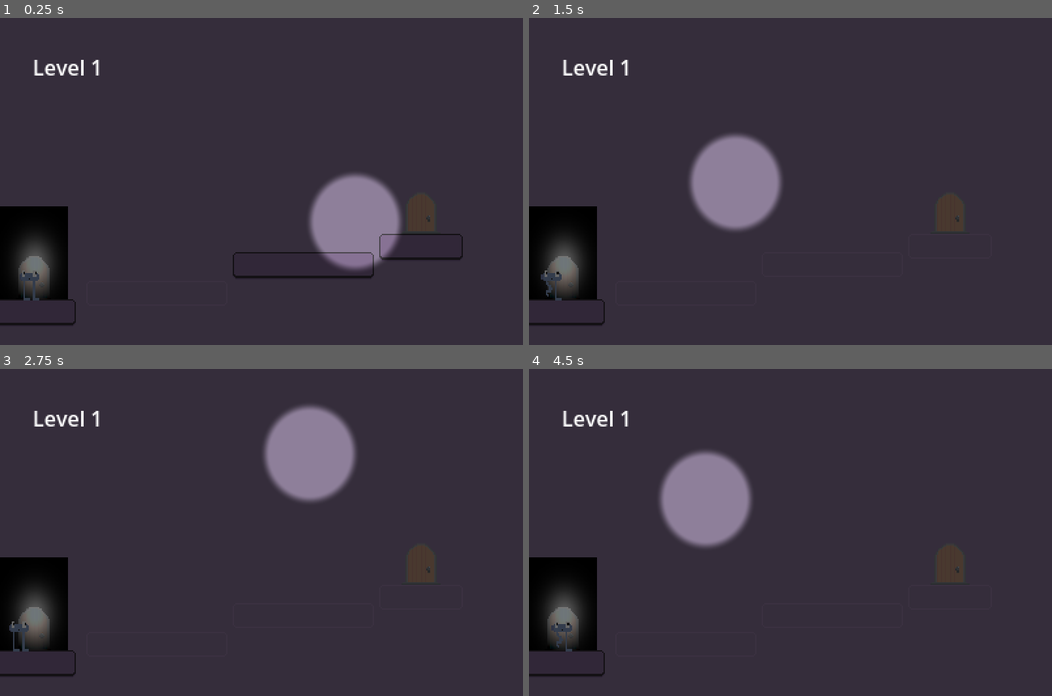
Above: before the commit, frames 1-4 (two rows, left to right).
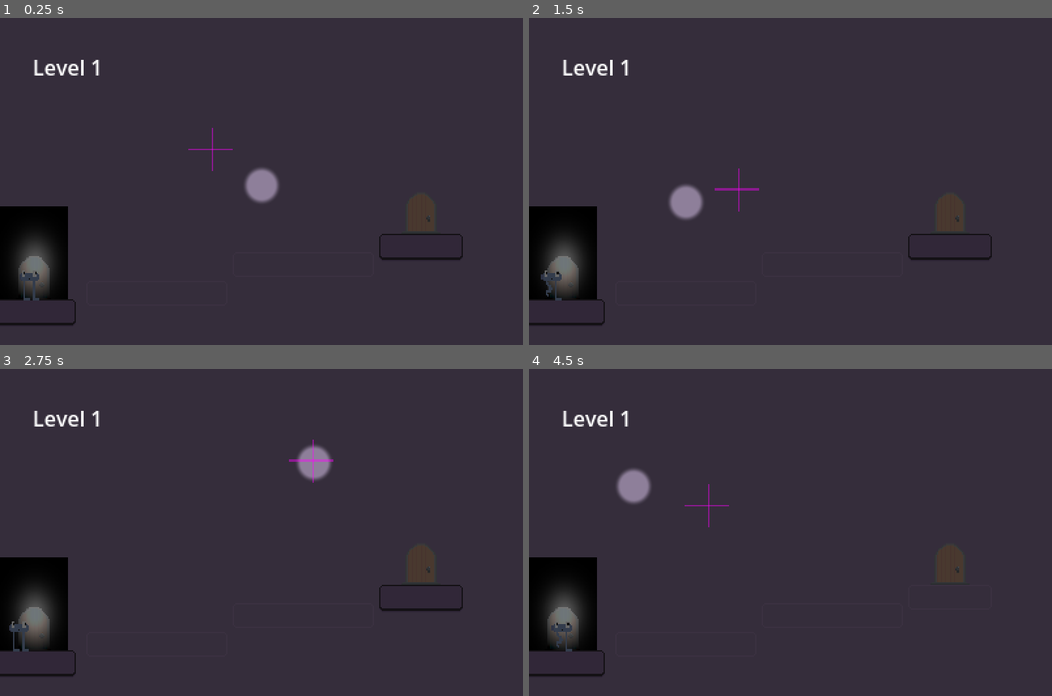
Above: after the commit, the same moments.

Repository: arrowira/dtj36
Game: Godot game, scene res://main.tscn
Same seed, same stepped clock (60 frames per second), same inputs: the game is played once before the commit and once after it.
Inputs (mouse positions are in pixels of both pictures, inside the frame that each line leads up to):
- Up to frame 1 (0.25 s): no input
- Up to frame 2 (1.5 s): move the mouse to (905, 165) at 0.52 s; hold Up (up) from 0.53 s (still down); tap A (lt) at 0.6 s; tap D (rt) at 0.8, 1.35 s; move the mouse to (685, 197) at 1.27 s
- Up to frame 3 (2.75 s): tap A (lt) at 1.55, 2.1 s; move the mouse to (313, 460) at 2.02 s; release Up (up) at 2.03 s; tap D (rt) at 2.3 s
- Up to frame 4 (4.5 s): move the mouse to (764, 597) at 2.77 s; hold Up (up) 2.78-4.28 s; tap D (rt) at 2.85, 3.8, 4.35 s; tap A (lt) at 3.05, 3.6 s; move the mouse to (947, 581) at 3.52 s; move the mouse to (633, 483) at 4.27 s

The runs differ from the first frame. In frame 1, 5.0% of the frame differs, in the area x 36-77%, y 33-80%; in frame 2, 4.7%; in frame 3, 4.0%; in frame 4, 4.6%.

Commit message:
don't move the light layer; send mouse pos into the shader

Diff:
--- a/dtj-36-proj/main.tscn
+++ b/dtj-36-proj/main.tscn
@@ -23,5 +23,3 @@
 
 [node name="spotLight" parent="." instance=ExtResource("2_0xm2m")]
 modulate = Color(1, 1, 1, 0.42745098)
-position = Vector2(585, 317)
-scale = Vector2(0.49, 0.49)
--- a/dtj-36-proj/spot_light.gd
+++ b/dtj-36-proj/spot_light.gd
@@ -5,4 +5,11 @@
 
 func _physics_process(delta: float) -> void:
 	var mp = get_viewport().get_mouse_position()
-	position = position.lerp(mp, delta * mouseSpeed)
+	var mouse = get_node("mousePos")
+	if mouse:
+		mouse.position = mouse.position.lerp(mp, delta * mouseSpeed)
+
+	var viewport_size = get_viewport_rect().size
+	var mouse_pos_normalized = mp / viewport_size
+	var ll = get_node('lightLayer')
+	ll.get_material().set_shader_parameter("mouse_position", mouse_pos_normalized)
--- a/dtj-36-proj/spot_light.tscn
+++ b/dtj-36-proj/spot_light.tscn
@@ -6,22 +6,37 @@
 
 [sub_resource type="ShaderMaterial" id="ShaderMaterial_swd6l"]
 shader = ExtResource("2_swd6l")
+shader_parameter/mouse_position = Vector2(0, 0)
 
 [sub_resource type="CircleShape2D" id="CircleShape2D_b7ip3"]
-radius = 87.05171
+radius = 19.416489
+
+[sub_resource type="PlaceholderTexture2D" id="PlaceholderTexture2D_swd6l"]
 
 [node name="spotLight" type="Node2D"]
-scale = Vector2(0.25, 0.25)
 script = ExtResource("1_45aau")
 mouseSpeed = 6.265
+metadata/spotRadius = 0.11
 
-[node name="Light1" type="Sprite2D" parent="."]
+[node name="lightLayer" type="Sprite2D" parent="."]
 material = SubResource("ShaderMaterial_swd6l")
-position = Vector2(-4.0000305, -12)
-scale = Vector2(15.297, 16)
+scale = Vector2(0.391, 0.25)
 texture = ExtResource("2_b7ip3")
+centered = false
 
-[node name="Area2D" type="Area2D" parent="."]
+[node name="mousePos" type="Node2D" parent="."]
 
-[node name="CollisionShape2D" type="CollisionShape2D" parent="Area2D"]
+[node name="Area2D" type="Area2D" parent="mousePos"]
+
+[node name="CollisionShape2D" type="CollisionShape2D" parent="mousePos/Area2D"]
 shape = SubResource("CircleShape2D_b7ip3")
+
+[node name="Sprite2D" type="Sprite2D" parent="mousePos"]
+position = Vector2(-1.000001, -0.75000054)
+scale = Vector2(34, 1.5000011)
+texture = SubResource("PlaceholderTexture2D_swd6l")
+
+[node name="Sprite2D2" type="Sprite2D" parent="mousePos"]
+position = Vector2(0.5, -0.50000143)
+scale = Vector2(0.9999995, 33.000004)
+texture = SubResource("PlaceholderTexture2D_swd6l")
--- a/dtj-36-proj/spot_light2.gdshader
+++ b/dtj-36-proj/spot_light2.gdshader
@@ -4,19 +4,21 @@
 }
 
 uniform sampler2D screen_texture : hint_screen_texture, repeat_disable, filter_nearest;
+uniform vec2 mouse_position;
 
 void fragment() {
 	float darkScale = .5;
 	float lightDial = .5;
 	vec4 lightBoost = vec4(.2,.2,.2,.2);
-	float innerRad = .004;
-	float outerRad = .005;
+	float innerRad = .04;
+	float spread = .02;
+	float aspect = 800./500.;
 
 	vec4 prev = textureLod(screen_texture, SCREEN_UV, 0.0);
-	vec4 dark = prev * vec4(0.,0.,0.,darkScale);
-	vec4 light = prev * vec4(1.,1.,1.,lightDial) + lightBoost;
-	float d = distance(UV, vec2(.50,.50));
-	float dCurved = smoothstep(outerRad, innerRad, d);
+	vec4 dark = prev * vec4(0.,0.,0., darkScale);
+	vec4 light = prev * vec4(1.,1.,1., lightDial) + lightBoost;
+	float d = length((UV - mouse_position)*vec2(aspect,1));
+	float dCurved = smoothstep(innerRad+spread, innerRad, d);
     COLOR = mix(dark, light, dCurved);
 }
 
Not shown: 1 places in dtj-36-proj/spot_light.tscn that only renumber resources
